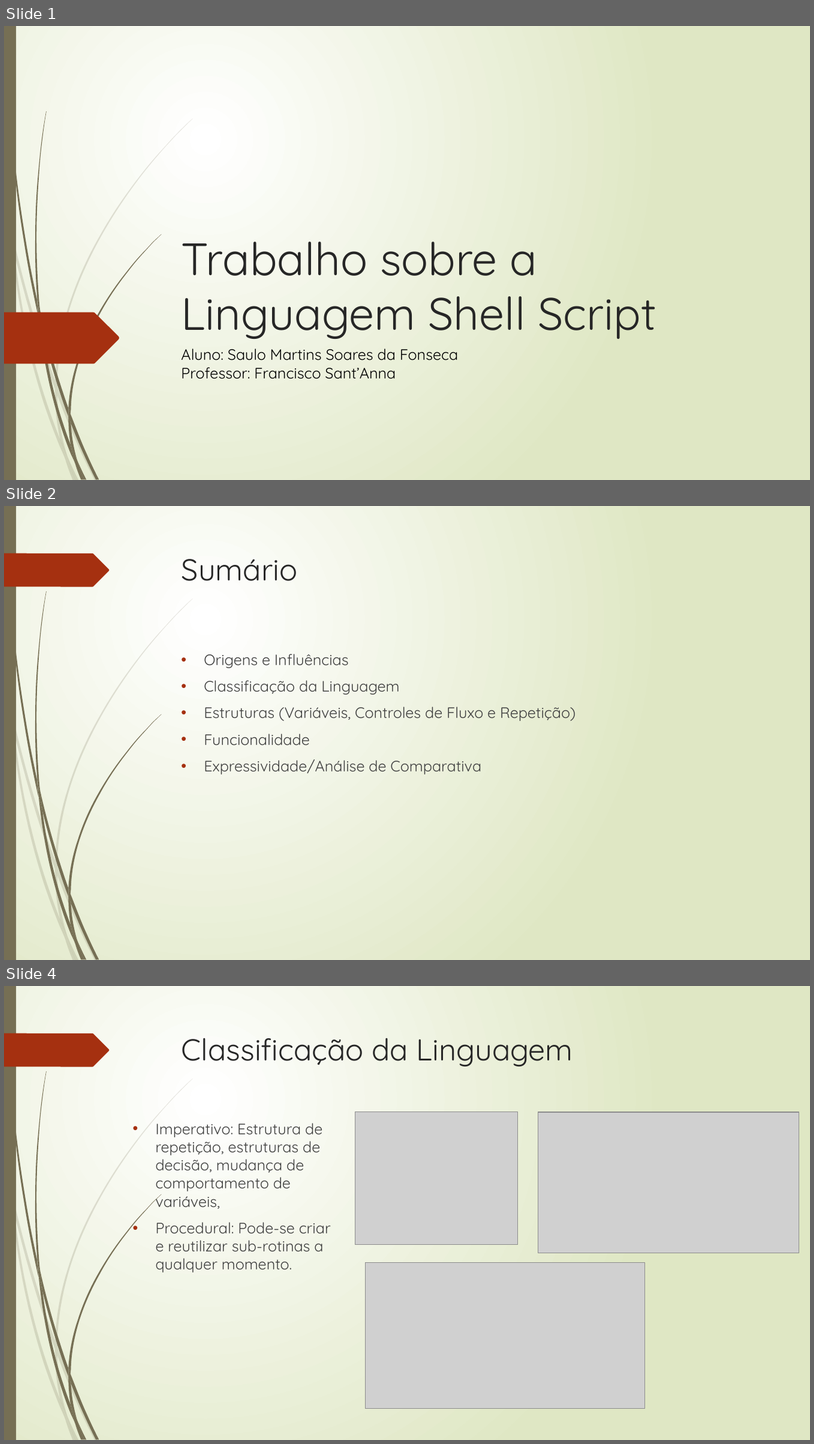
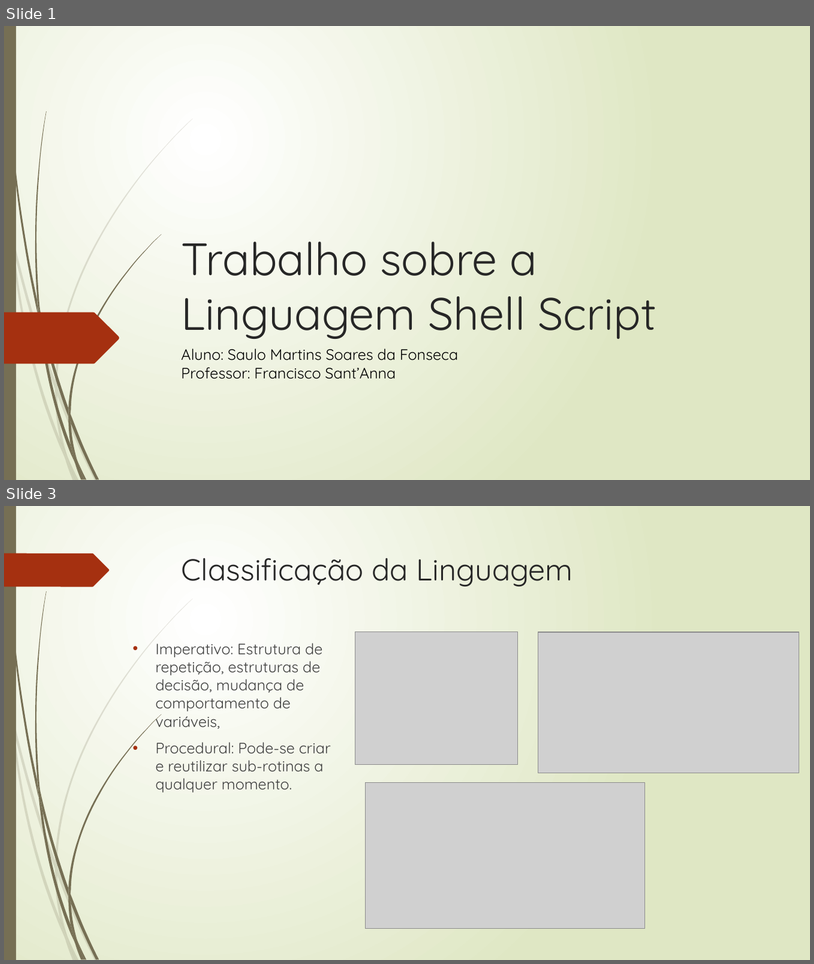
Before and after one commit to martins9/EDL, a slide deck: Tarefa-02/Apresentacao_EDL.pptx. Shown one above the other, each under a label of ours: slides 1, 2 and 4 before the commit, slides 1 and 3 after it; the slides between them are not shown. The pictures are 814x1444 and 814x964 pixels, drawn with LibreOffice and Linux fonts; fonts in the diff are those of the drawing; grey boxes stand for pictures. Boxes give left, top, right and bottom in pixels: in the first picture for what was removed or moved away, otherwise in the second. Text is boxed around its words. In the diff, an @@ line names an element or a change of style, - is before the commit and + after.

```diff
--- a/Tarefa-02/Apresentacao_EDL.pptx
+++ b/Tarefa-02/Apresentacao_EDL.pptx
@@ slide 2 removed at <box>4,506,810,960</box>, background gradient #FFFFFF to #DFE8C4; not listed: 24 template elements that a slide beside it also shows @@
@@ title removed at <box>182,559,297,581</box> @@
-Sumário
@@ text removed at <box>204,654,576,774</box> @@
-• Origens e Influências
-• Classificação da Linguagem
-• Estruturas (Variáveis, Controles de Fluxo e Repetição)
-• Funcionalidade
-• Expressividade/Análise de Comparativa
@@ what was slide 4 is now slide 3 @@
```
Also in this commit, not shown: 1 slide changed, 1 other file.
